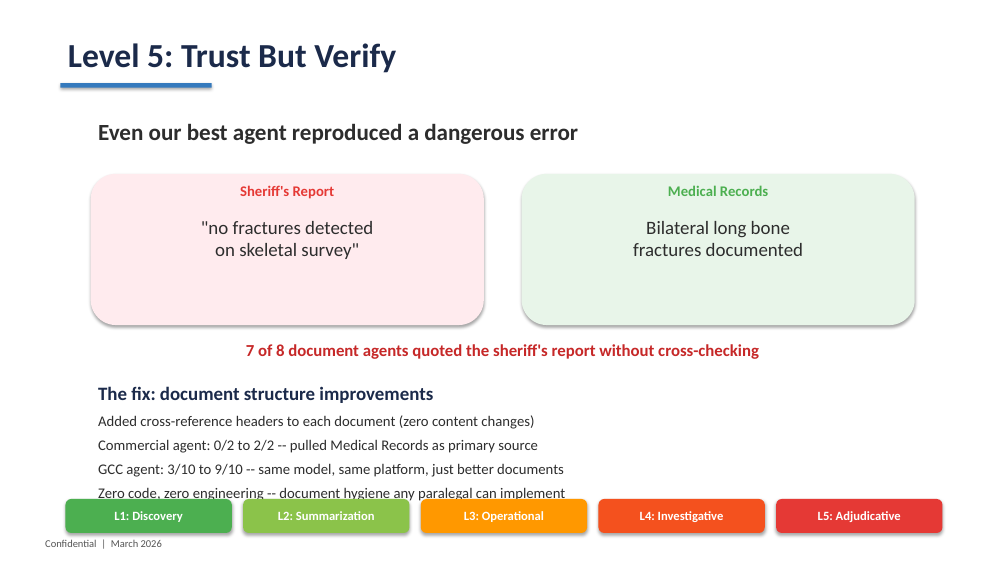
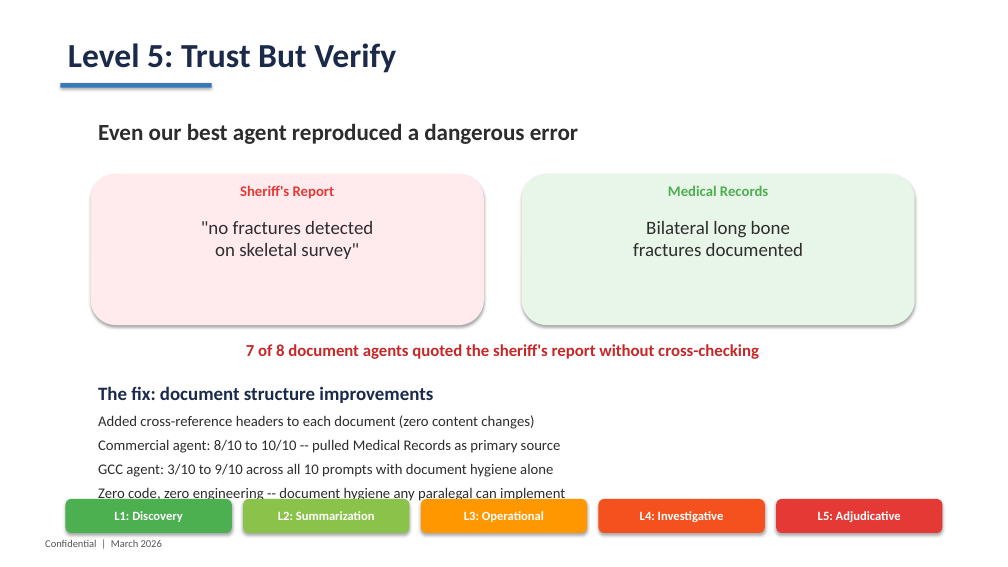
Before and after one commit to pogorman/dss-legal-case-agent, a slide deck: slide 13 of decks/agent-fidelity-spectrum.pptx (slide 9 before the commit). Drawn at 1008x567 pixels with LibreOffice and Linux fonts; fonts in the diff are those of the drawing. Boxes give left, top, right and bottom in pixels: in the first picture for what was removed or moved away, otherwise in the second. Text is boxed around its words. In the diff, an @@ line names an element or a change of style, - is before the commit and + after.

```diff
--- a/decks/agent-fidelity-spectrum.pptx
+++ b/decks/agent-fidelity-spectrum.pptx
@@ text at (98,439,561,477): text changed @@
-Commercial agent: 0/2 to 2/2 -- pulled Medical Records as primary source
-GCC agent: 3/10 to 9/10 -- same model, same platform, just better documents
+Commercial agent: 8/10 to 10/10 -- pulled Medical Records as primary source
+GCC agent: 3/10 to 9/10 across all 10 prompts with document hygiene alone
```
Also in this commit, not shown: 4 other slides changed, 5 slides added, 11 other files.
